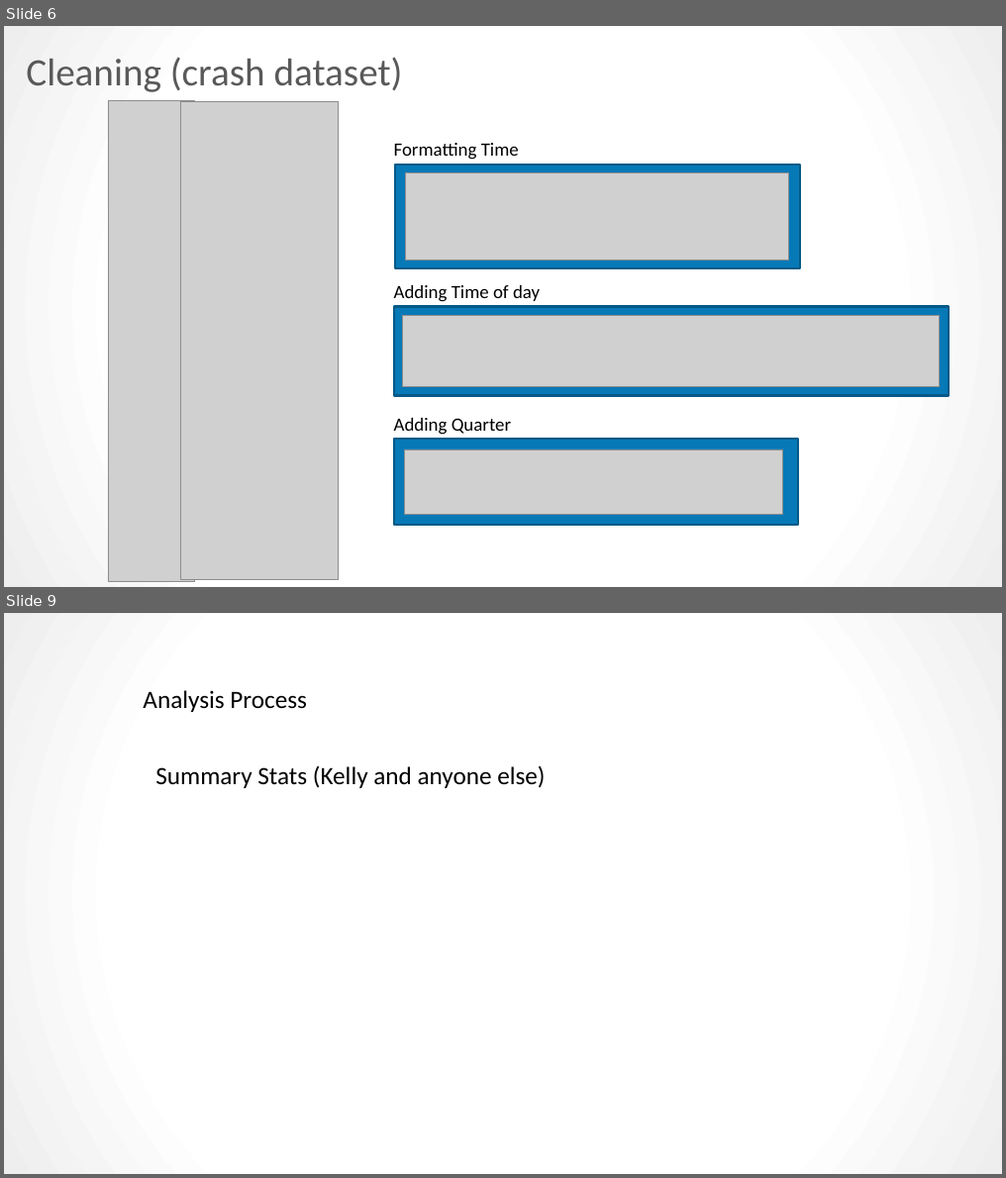
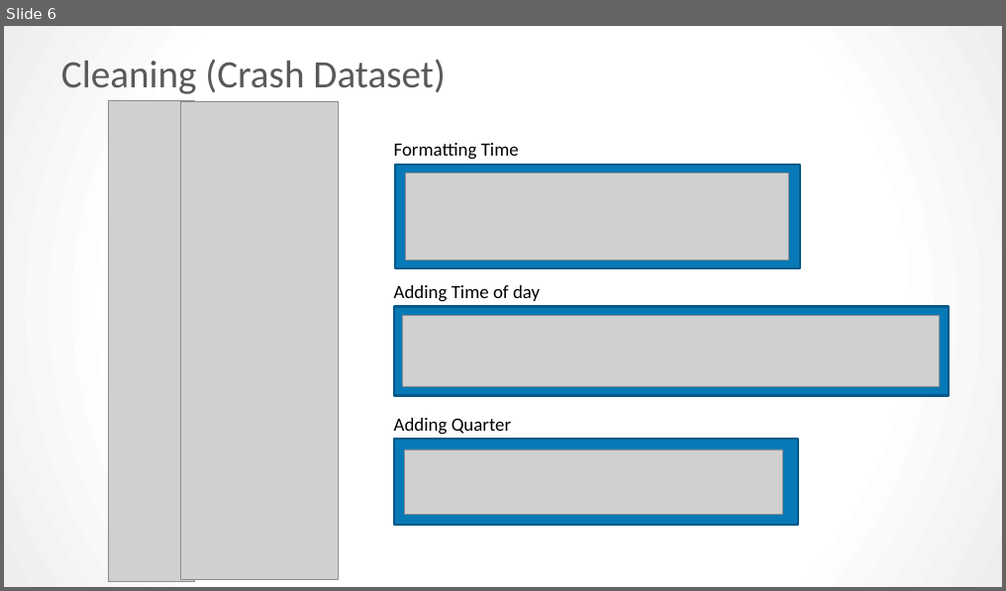
Before and after one commit to kpellas/Project_1, a slide deck: Project Presentation.pptx. Shown one above the other, each under a label of ours: slides 6 and 9 before the commit, slide 6 after it; the slides between them are not shown. The pictures are 1006x1178 and 1006x591 pixels, drawn with LibreOffice and Linux fonts; fonts in the diff are those of the drawing; grey boxes stand for pictures. Boxes give left, top, right and bottom in pixels: in the first picture for what was removed or moved away, otherwise in the second. Text is boxed around its words. In the diff, an @@ line names an element or a change of style, - is before the commit and + after.

Commit message:
Slide deck to include some demographic analysis

```diff
--- a/Project Presentation.pptx
+++ b/Project Presentation.pptx
@@ slide 9 removed at (4, 613, 1002, 1174), background gradient #FFFFFF to #EEEEEE @@
@@ text removed at (143, 690, 307, 712) @@
-Analysis Process
@@ text removed at (155, 766, 545, 788) @@
-Summary Stats (Kelly and anyone else)
@@ slide 6 changed as well @@
@@ title at (61, 59, 445, 94): text changed @@
-Cleaning (crash dataset)
+Cleaning (Crash Dataset)
```
Also in this commit, not shown: 4 other slides changed, 23 slides added, 8 other slides removed.
